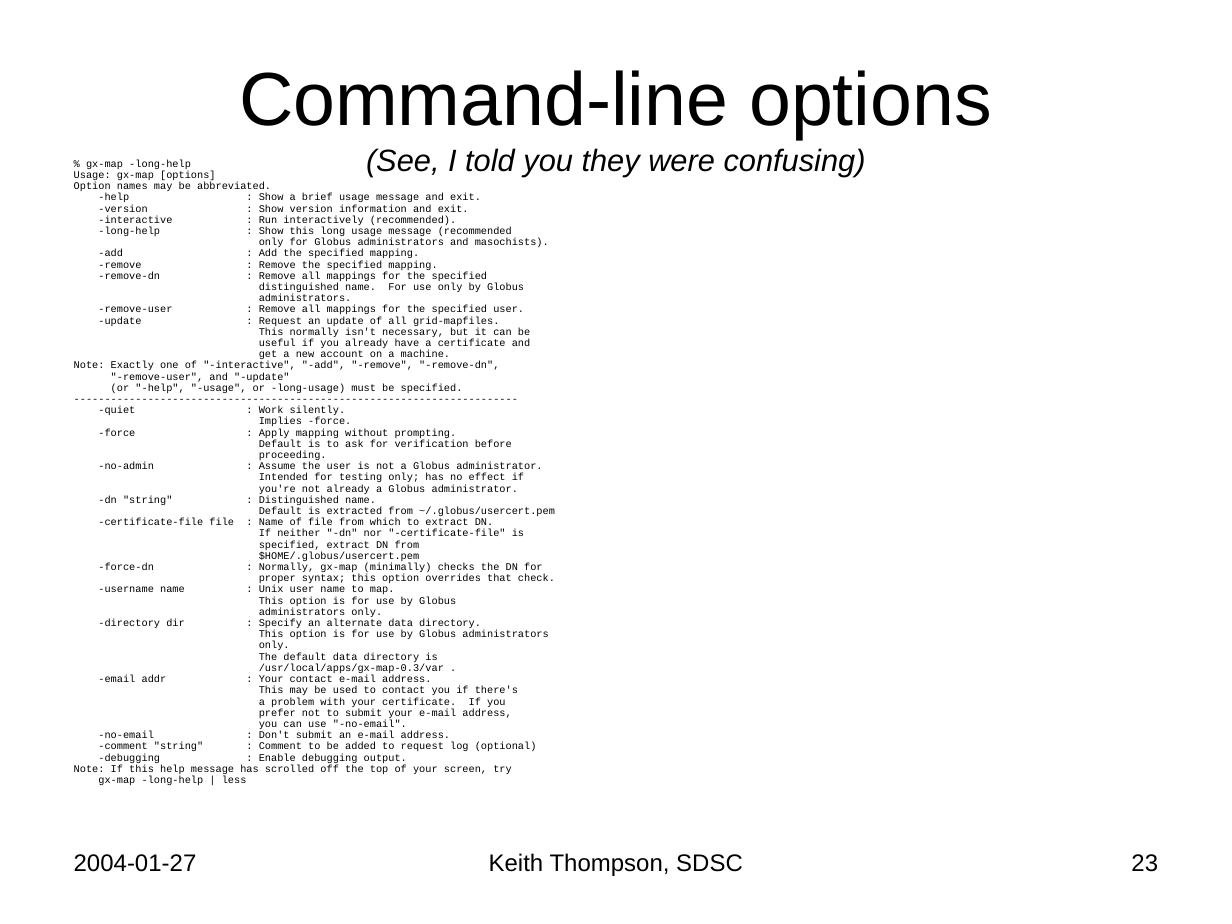
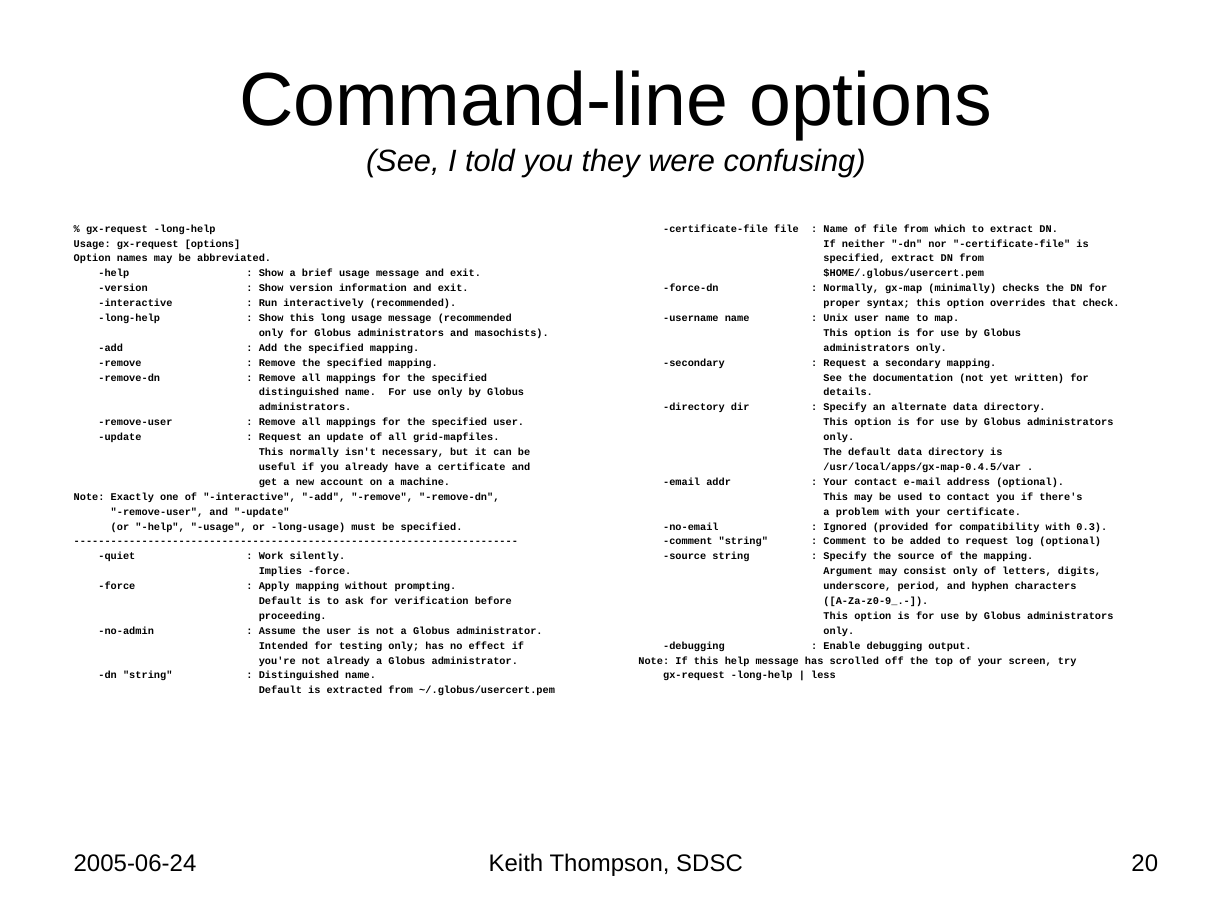
Before and after one commit to Keith-S-Thompson/gx-map, a slide deck: slide 20 of gx-map.ppt (slide 23 before the commit). Drawn at 1232x924 pixels with LibreOffice and Linux fonts; fonts in the diff are those of the drawing. Boxes give left, top, right and bottom in pixels: in the first picture for what was removed or moved away, otherwise in the second. Text is boxed around its words. In the diff, an @@ line names an element or a change of style, - is before the commit and + after.

```diff
--- a/gx-map.ppt
+++ b/gx-map.ppt
@@ text "% gx-request -long-help": place and size @@
-text "% gx-request -long-help" at <box>74,160,555,785</box>
+text "% gx-request -long-help" at <box>74,225,555,695</box>
@@ text at <box>74,225,241,249</box>: text changed; bold on @@
-% gx-map -long-help
-Usage: gx-map [options]
+% gx-request -long-help
+Usage: gx-request [options]
@@ text added at <box>638,225,1120,680</box>, 6 pt, text #000000, bold @@
+-certificate-file file : Name of file from which to extract DN.
+If neither "-dn" nor "-certificate-file" is
+specified, extract DN from
+$HOME/.globus/usercert.pem
+-force-dn : Normally, gx-map (minimally) checks the DN for
+proper syntax; this option overrides that check.
+-username name : Unix user name to map.
+This option is for use by Globus
+administrators only.
+-secondary : Request a secondary mapping.
+See the documentation (not yet written) for
+details.
+-directory dir : Specify an alternate data directory.
+This option is for use by Globus administrators
+only.
+The default data directory is
+/usr/local/apps/gx-map-0.4.5/var .
+-email addr : Your contact e-mail address (optional).
+This may be used to contact you if there's
+a problem with your certificate.
+-no-email : Ignored (provided for compatibility with 0.3).
+-comment "string" : Comment to be added to request log (optional)
+-source string : Specify the source of the mapping.
+Argument may consist only of letters, digits,
+underscore, period, and hyphen characters
+([A-Za-z0-9_.-]).
+This option is for use by Globus administrators
+only.
+-debugging : Enable debugging output.
+Note: If this help message has scrolled off the top of your screen, try
+gx-request -long-help | less
@@ text at <box>74,254,555,695</box>: bold on; line spacing 0.7 to 1 @@
@@ text at <box>74,518,555,785</box>: paragraphs removed @@
--certificate-file file : Name of file from which to extract DN.
-If neither "-dn" nor "-certificate-file" is
-specified, extract DN from
-$HOME/.globus/usercert.pem
--force-dn : Normally, gx-map (minimally) checks the DN for
-proper syntax; this option overrides that check.
--username name : Unix user name to map.
-This option is for use by Globus
-administrators only.
--directory dir : Specify an alternate data directory.
-This option is for use by Globus administrators
-only.
-The default data directory is
-/usr/local/apps/gx-map-0.3/var .
--email addr : Your contact e-mail address.
-This may be used to contact you if there's
-a problem with your certificate. If you
-prefer not to submit your e-mail address,
-you can use "-no-email".
--no-email : Don't submit an e-mail address.
--comment "string" : Comment to be added to request log (optional)
--debugging : Enable debugging output.
-Note: If this help message has scrolled off the top of your screen, try
-gx-map -long-help | less
@@ text at <box>74,854,197,872</box>: text changed @@
-2004-01-27
+2005-06-24
@@ page number at <box>1131,854,1158,872</box>: text changed @@
-23
+20
```
Also in this commit, not shown: 24 other slides changed, 4 slides added, 7 slides removed.
